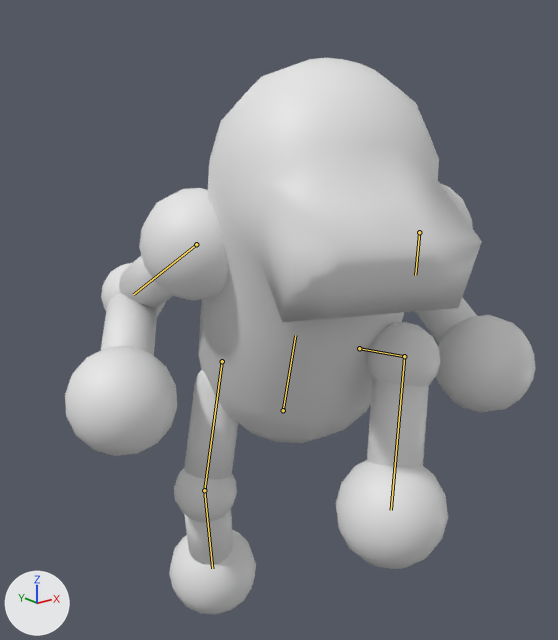
Renders of the glTF model models/giants/pill_giant/PillGiant.glb from each side of a commit.
Rendered twice from a 50 mm camera at (-4.57, -5.99, 1.52) aimed at (0.08, -0.17, -0.8). Lighting does not change. The marker at lower left points along +X, +Y and +Z. The picture after the commit comes second. Both versions are drawn at frame 48 of the action 'STOMP'; the numbers are the values there. The bones that change are drawn over the model as lines.
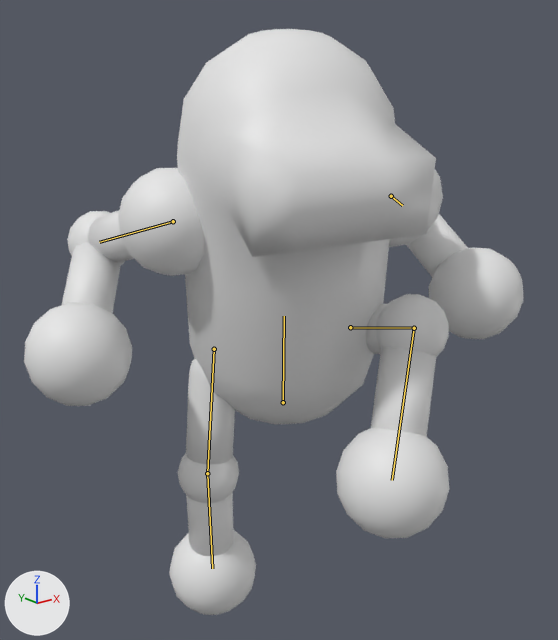
What the commit changed:
Bone 'Body' (bone_body) moves from (0.46, 0.12, 0.25) to (0.46, 0.22, 0.24).
Bone 'Body' (bone_body) turns from (14, -23, 4) to (3, -22, 8) degrees about its own x, y and z.
Bone 'Thigh.L' (bone_thigh_l) turns from (-6, -54, -125) to (13, -64, -133) degrees about its own x, y and z.
Bone 'Calf.L' (bone_calf_l) turns from (52, -29, 54) to (50, -27, 52) degrees about its own x, y and z.
Bone 'Upperarm.L' (bone_upperarm_l) turns from (34, 29, 84) to (59, 29, 84) degrees about its own x, y and z.
Bone 'Thigh.R' (bone_thigh_r) turns from (12, 28, 38) to (10, 29, 24) degrees about its own x, y and z.
Bone 'Calf.R' (bone_calf_r) turns from (0, 0, -30) to (0, 0, -14) degrees about its own x, y and z.
Bone 'Upperarm.R' (bone_upperarm_r) turns from (34, -29, -84) to (59, -29, -84) degrees about its own x, y and z.

Location of each change, (x1, y1, x2, y2) in pixels of the pictures (558 x 640 px):
'Sphere.001', posed
    before: (65, 58, 536, 614)
    after: (24, 29, 523, 615)
bone 'Body', root to tip
    before: (283, 410) to (295, 335)
    after: (283, 402) to (284, 316)
bone 'Thigh.L', root to tip
    before: (359, 348) to (404, 356)
    after: (350, 327) to (414, 328)
bone 'Calf.L', root to tip
    before: (404, 356) to (391, 510)
    after: (414, 328) to (392, 480)
bone 'Upperarm.L', root to tip
    before: (419, 232) to (415, 275)
    after: (391, 196) to (402, 205)
bone 'Thigh.R', root to tip
    before: (222, 361) to (204, 490)
    after: (214, 349) to (207, 473)
bone 'Calf.R', root to tip
    before: (204, 490) to (212, 568)
    after: (207, 473) to (212, 568)
bone 'Upperarm.R', root to tip
    before: (196, 244) to (133, 294)
    after: (173, 221) to (99, 242)
